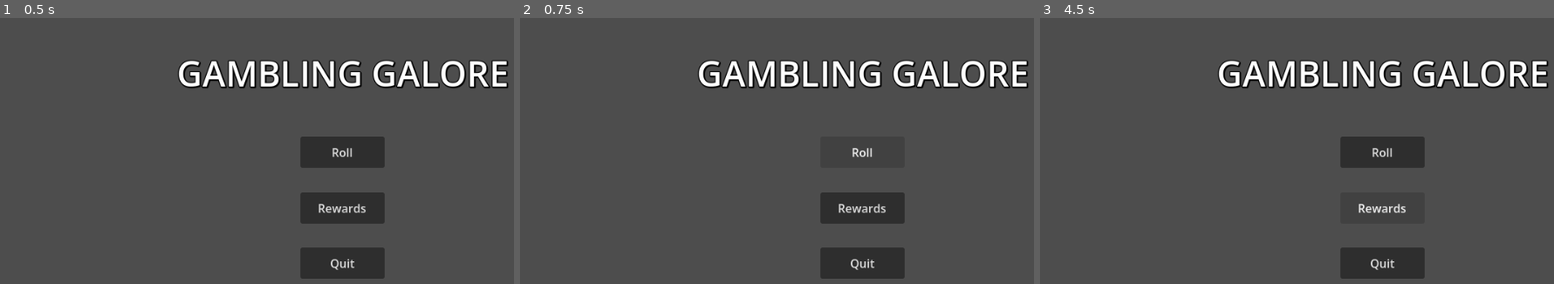
Above: before the commit, frames 1-3 (left to right).
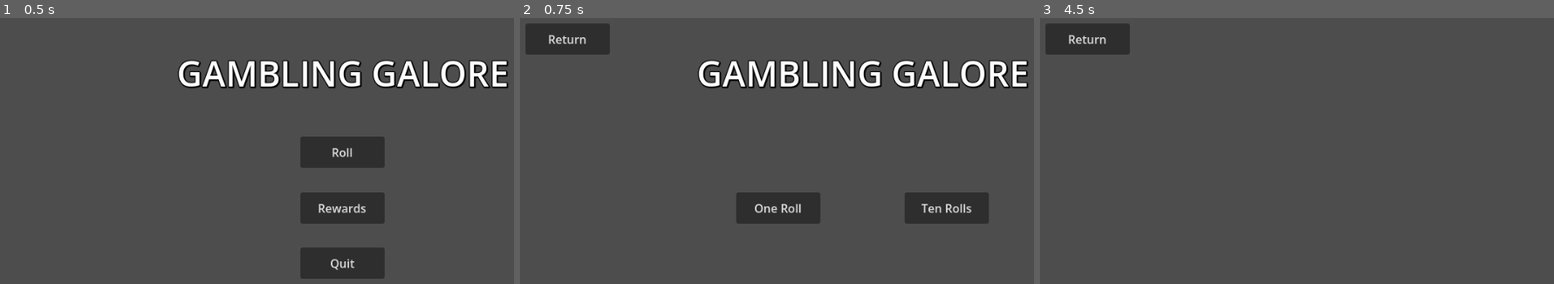
Above: after the commit, the same moments.

Repository: ivxu3/GAMBLING
Game: Godot game, scene res://menu.tscn
The game is run twice, just before and just after one commit, with the same random seed, the same clock (stepped at 60 frames per second) and the same inputs.
Inputs (mouse positions are in pixels of both pictures, inside the frame that each line leads up to):
- Up to frame 1 (0.5 s): no input
- Up to frame 2 (0.75 s): click "Roll" at 0.5 s
- Up to frame 3 (4.5 s): click (1297, 206) at 1.25 s, where only the run after the commit has a clickable "One Roll"; click (1384, 206) at 2 s, where only the run before the commit has a clickable "Rewards"; click (1466, 206) at 2.75 s, where only the run after the commit has a clickable "Ten Rolls"; click (1086, 39) at 3.5 s, where only the run after the commit has a clickable "Return"; click "Rewards" at 4.25 s

Frame 1 is identical in both runs. In frame 2, 9.3% of the frame differs, in the area x 1-92%, y 2-99%; in frame 3, 9.8%, in the area x 1-99%, y 2-99%.

Commit message:
more screens and buttons

Diff:
--- /dev/null
+++ b/gambling/global.gd
@@ -0,0 +1,3 @@
+extends Node
+
+var inventory : Array = []
--- a/gambling/menu.gd
+++ b/gambling/menu.gd
@@ -9,7 +9,10 @@
 	pass
 
 func _on_roll_button_pressed() -> void:
-	pass # Replace with function body.
+	get_tree().change_scene_to_file("res://rolling_screen.tscn")
 
 func _on_quit_button_pressed() -> void:
 	get_tree().quit()
+
+func _on_rewards_pressed() -> void:
+	get_tree().change_scene_to_file("res://rewards.tscn")
--- a/gambling/menu.tscn
+++ b/gambling/menu.tscn
@@ -82,5 +82,5 @@
 text = "Quit"
 
 [connection signal="pressed" from="Roll Button" to="." method="_on_roll_button_pressed"]
-[connection signal="pressed" from="Rewards" to="." method="_on_roll_button_pressed"]
+[connection signal="pressed" from="Rewards" to="." method="_on_rewards_pressed"]
 [connection signal="pressed" from="Quit Button" to="." method="_on_quit_button_pressed"]
--- a/gambling/project.godot
+++ b/gambling/project.godot
@@ -15,6 +15,10 @@
 config/features=PackedStringArray("4.6", "Forward Plus")
 config/icon="res://icon.svg"
 
+[autoload]
+
+Global="*uid://dgdhmm56slgdx"
+
 [display]
 
 window/size/viewport_width=960
--- /dev/null
+++ b/gambling/rewards.gd
@@ -0,0 +1,4 @@
+extends Control
+
+func _on_return_button_pressed() -> void:
+	get_tree().change_scene_to_file("res://menu.tscn")
--- /dev/null
+++ b/gambling/rewards.tscn
@@ -0,0 +1,22 @@
+[gd_scene format=3 uid="uid://lbq84jlqic5"]
+
+[ext_resource type="Script" uid="uid://ctt2otjnjg04r" path="res://rewards.gd" id="1_et3vo"]
+
+[node name="Rewards" type="Control" unique_id=905670599]
+layout_mode = 3
+anchors_preset = 15
+anchor_right = 1.0
+anchor_bottom = 1.0
+grow_horizontal = 2
+grow_vertical = 2
+script = ExtResource("1_et3vo")
+
+[node name="Return Button" type="Button" parent="." unique_id=1844052787]
+layout_mode = 1
+offset_left = 16.0
+offset_top = 16.0
+offset_right = 132.0
+offset_bottom = 59.0
+text = "Return"
+
+[connection signal="pressed" from="Return Button" to="." method="_on_return_button_pressed"]
--- /dev/null
+++ b/gambling/rolling_screen.gd
@@ -0,0 +1,10 @@
+extends Control
+
+func _on_return_button_pressed() -> void:
+	get_tree().change_scene_to_file("res://menu.tscn")
+
+func _on_one_roll_pressed() -> void:
+	pass # Replace with function body.
+
+func _on_ten_rolls_pressed() -> void:
+	pass # Replace with function body.
--- /dev/null
+++ b/gambling/rolling_screen.tscn
@@ -0,0 +1,79 @@
+[gd_scene format=3 uid="uid://s8mhursi6ii4"]
+
+[ext_resource type="Script" uid="uid://tahy3meoolsi" path="res://rolling_screen.gd" id="1_kfxhd"]
+
+[sub_resource type="LabelSettings" id="LabelSettings_hwm6j"]
+font_size = 48
+outline_size = 5
+outline_color = Color(0, 0, 0, 1)
+shadow_size = 5
+shadow_color = Color(0, 0, 0, 1)
+
+[node name="Rolling Screen" type="Control" unique_id=1670709007]
+layout_mode = 3
+anchors_preset = 15
+anchor_right = 1.0
+anchor_bottom = 1.0
+grow_horizontal = 2
+grow_vertical = 2
+script = ExtResource("1_kfxhd")
+
+[node name="Title" type="Label" parent="." unique_id=188970906]
+layout_mode = 1
+anchors_preset = 8
+anchor_left = 0.5
+anchor_top = 0.5
+anchor_right = 0.5
+anchor_bottom = 0.5
+offset_left = -228.0
+offset_top = -219.5
+offset_right = 228.0
+offset_bottom = -152.5
+grow_horizontal = 2
+grow_vertical = 2
+text = "GAMBLING GALORE"
+label_settings = SubResource("LabelSettings_hwm6j")
+horizontal_alignment = 1
+vertical_alignment = 1
+
+[node name="One Roll" type="Button" parent="." unique_id=209204842]
+layout_mode = 1
+anchors_preset = 8
+anchor_left = 0.5
+anchor_top = 0.5
+anchor_right = 0.5
+anchor_bottom = 0.5
+offset_left = -174.0
+offset_top = -21.5
+offset_right = -58.0
+offset_bottom = 21.5
+grow_horizontal = 2
+grow_vertical = 2
+text = "One Roll"
+
+[node name="Ten Rolls" type="Button" parent="." unique_id=1529248724]
+layout_mode = 1
+anchors_preset = 8
+anchor_left = 0.5
+anchor_top = 0.5
+anchor_right = 0.5
+anchor_bottom = 0.5
+offset_left = 58.0
+offset_top = -21.5
+offset_right = 174.0
+offset_bottom = 21.5
+grow_horizontal = 2
+grow_vertical = 2
+text = "Ten Rolls"
+
+[node name="Return Button" type="Button" parent="." unique_id=1410650397]
+layout_mode = 0
+offset_left = 16.0
+offset_top = 16.0
+offset_right = 132.0
+offset_bottom = 59.0
+text = "Return"
+
+[connection signal="pressed" from="One Roll" to="." method="_on_one_roll_pressed"]
+[connection signal="pressed" from="Ten Rolls" to="." method="_on_ten_rolls_pressed"]
+[connection signal="pressed" from="Return Button" to="." method="_on_return_button_pressed"]
Not shown, added: gambling/global.gd.uid
Not shown, added: gambling/rewards.gd.uid
Not shown, added: gambling/rolling_screen.gd.uid
